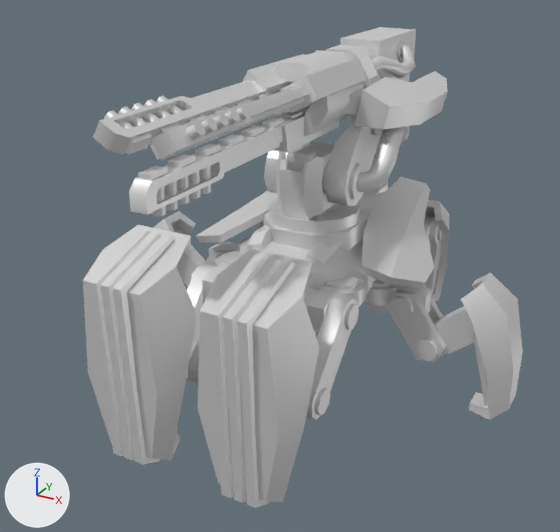
What one commit did to the glTF model glb/legsrailt4.glb.
The view is the same before and after, from a 50 mm lens placed at (89.0, -177.0, 118.8), pointed at (-4.0, -8.0, 34.3). Arrows for +X, +Y and +Z are at lower left; the lights stay in place. The picture after the commit comes second.

Objects in the first picture: 'armor', 'barrel', 'footbl', 'footfl', 'footfr', 'footml', 'footmr', 'hingefl', 'hingefr', 'hingeml', 'hingemr', 'legbl', 'legfl', 'legfr', 'legml', 'legmr', 'pelvis', 'sleeve', 'thighfl', 'thighfr', 'thighml', 'thighmr', 'turret', 'turretarm'.
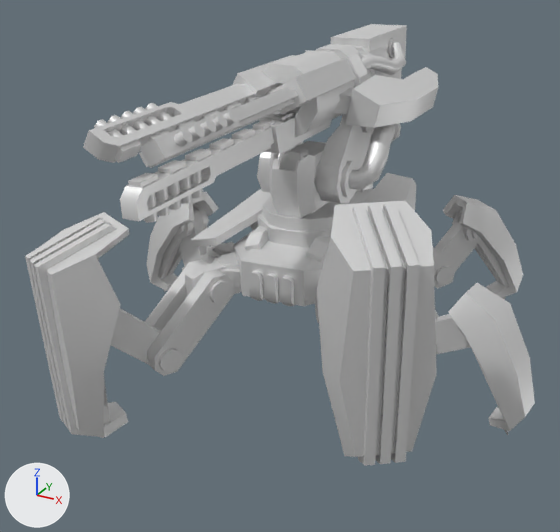
The change in detail:
Object 'pelvis' (ob_pelvis) moves from (0.0, 0.0, 0.0) to (-0.9, 0.6, -0.1).
Object 'pelvis' (ob_pelvis) turns from (0, 0, 0) to (0, -1.2, 4.6) degrees about x, y and z.
Object 'turret' (ob_turret) turns from (0, 0, 0) to (0, 0, -4.6) degrees about x, y and z.
Object 'sleeve' (ob_sleeve) turns from (0, 0, 0) to (1.2, 0, 0) degrees about x, y and z.
Object 'hingebl' (ob_hingebl) turns from (0, 0, 0) to (0, 0, -49) degrees about x, y and z.
Object 'thighbl' (ob_thighbl) turns from (0, 0, 0) to (12, 0, 0) degrees about x, y and z.
Object 'legbl' (ob_legbl) turns from (0, 0, 0) to (7.4, 0, 0) degrees about x, y and z.
Object 'footbl' (ob_footbl) turns from (0, 0, 0) to (2.8, 0, 0) degrees about x, y and z.
Object 'hingefl' (ob_hingefl) turns from (0, 0, 0) to (0, 0, 31) degrees about x, y and z.
Object 'thighfl' (ob_thighfl) turns from (0, 0, 0) to (-21, 0, 0) degrees about x, y and z.
Object 'legfl' (ob_legfl) turns from (0, 0, 0) to (-0.1, 0, 0) degrees about x, y and z.
Object 'footfl' (ob_footfl) turns from (0, 0, 0) to (21, 0, 0) degrees about x, y and z.
Object 'hingefr' (ob_hingefr) turns from (0, 0, 0) to (0, 0, -31) degrees about x, y and z.
Object 'thighfr' (ob_thighfr) turns from (0, 0, 0) to (-1.6, 0, 0) degrees about x, y and z.
Object 'legfr' (ob_legfr) turns from (0, 0, 0) to (3.8, 0, 0) degrees about x, y and z.
Object 'footfr' (ob_footfr) turns from (0, 0, 0) to (-2.1, 0, 0) degrees about x, y and z.
Object 'hingeml' (ob_hingeml) turns from (0, 0, 0) to (0, 0, -11) degrees about x, y and z.
Object 'thighml' (ob_thighml) turns from (0, 0, 0) to (0, 3.5, 0) degrees about x, y and z.
Object 'legml' (ob_legml) turns from (0, 0, 0) to (0, 8.1, 0) degrees about x, y and z.
Object 'footml' (ob_footml) turns from (0, 0, 0) to (0, -26, 0) degrees about x, y and z.
Object 'hingemr' (ob_hingemr) turns from (0, 0, 0) to (0, 0, -15) degrees about x, y and z.
Object 'thighmr' (ob_thighmr) turns from (0, 0, 0) to (0, 20, 0) degrees about x, y and z.
Object 'legmr' (ob_legmr) turns from (0, 0, 0) to (0, 16, 0) degrees about x, y and z.
Object 'footmr' (ob_footmr) turns from (0, 0, 0) to (0, -14, 0) degrees about x, y and z.

Where the change shows, as pixel boxes [x1, y1, x2, y2] in the pictures (560 x 532 px):
'footfl', moved, turned
    before: [198, 249, 319, 508]
    after: [317, 201, 437, 466]
'footfr', moved, turned
    before: [83, 225, 197, 465]
    after: [25, 212, 129, 438]
'barrel', moved, turned
    before: [93, 80, 310, 216]
    after: [83, 84, 300, 223]
'sleeve', moved, turned
    before: [242, 27, 448, 153]
    after: [233, 24, 438, 154]
'pelvis', moved, turned
    before: [239, 180, 388, 293]
    after: [233, 183, 373, 306]
'armor', moved, turned
    before: [196, 177, 434, 288]
    after: [191, 173, 416, 247]
'footml', moved, turned
    before: [461, 273, 523, 420]
    after: [448, 283, 535, 435]
'turretarm', moved, turned
    before: [264, 115, 410, 206]
    after: [257, 114, 401, 203]
'turret', moved, turned
    before: [269, 142, 360, 234]
    after: [263, 141, 353, 232]
'thighfr', moved, turned
    before: [187, 263, 217, 383]
    after: [145, 259, 234, 376]
'footbl', moved, turned
    before: [424, 200, 450, 301]
    after: [443, 195, 523, 300]
'thighfl', moved, turned (mostly hidden afterwards)
    before: [302, 288, 359, 420]
    after: [315, 297, 319, 323]
'footmr', moved, turned
    before: [153, 211, 196, 244]
    after: [147, 192, 218, 292]
'thighml', moved, turned (mostly hidden afterwards)
    before: [386, 284, 446, 363]
    after: [435, 310, 439, 344]
'legfr', moved, turned (mostly hidden before)
    before: [186, 341, 196, 381]
    after: [111, 308, 183, 372]
'legml', moved, turned
    before: [414, 306, 475, 361]
    after: [435, 314, 470, 354]
'legbl', moved, turned (mostly hidden before)
    before: [424, 216, 442, 248]
    after: [435, 215, 481, 285]
'hingefl', moved, turned (not visible afterwards)
    before: [307, 275, 366, 332]
'hingefr', moved, turned
    before: [202, 251, 240, 303]
    after: [185, 253, 241, 297]
'legmr', moved, turned
    before: [175, 231, 205, 286]
    after: [176, 208, 209, 266]
'hingeml', moved, turned (not visible afterwards)
    before: [364, 279, 431, 314]
'thighbl', moved, turned (not visible before)
    after: [433, 247, 456, 289]
'legfl', moved, turned (not visible afterwards)
    before: [314, 388, 330, 415]
'thighmr', moved, turned (mostly hidden)
    before: [188, 242, 239, 286]
    after: [182, 241, 234, 271]
'hingemr', moved, turned (mostly hidden)
    before: [209, 242, 239, 255]
    after: [206, 243, 234, 254]
